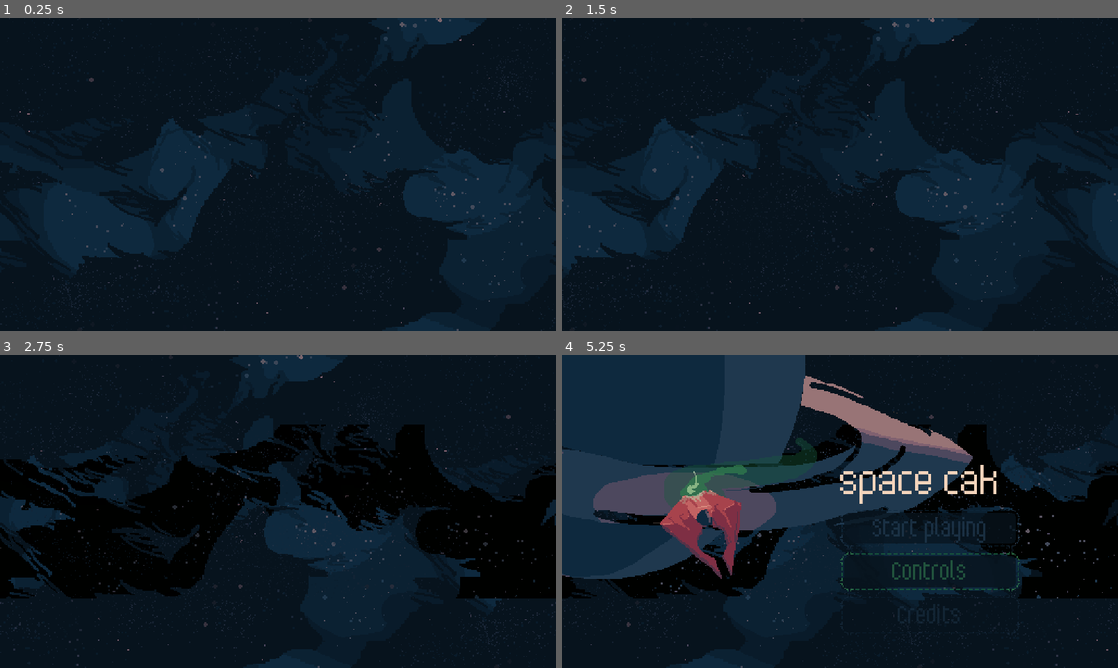
Above: before the commit, frames 1-4 (two rows, left to right).
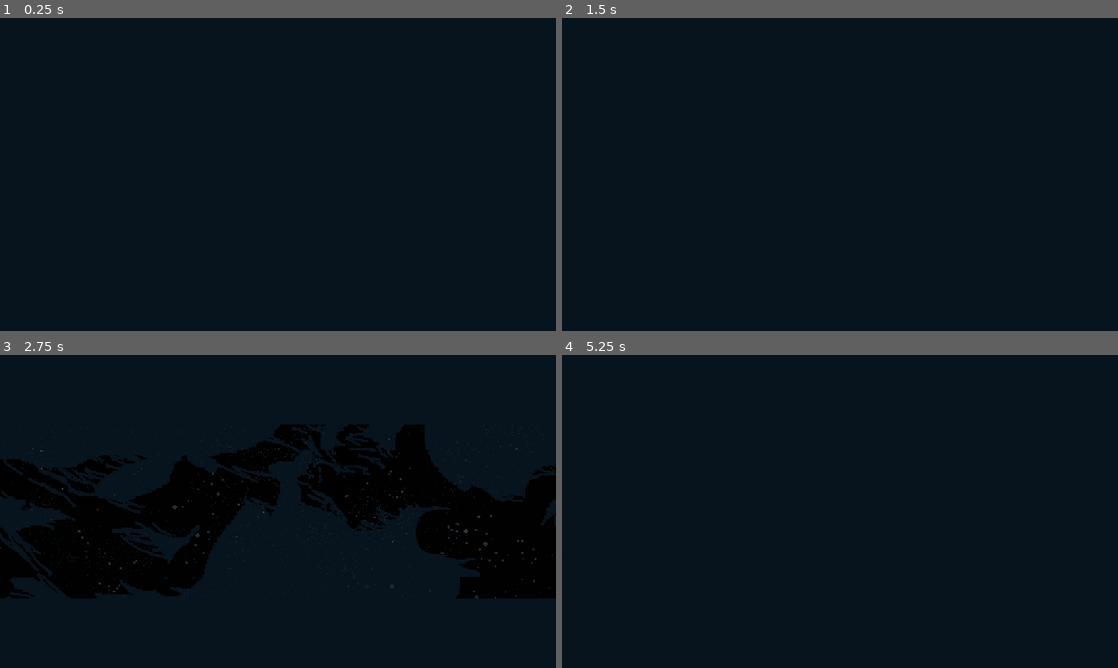
Above: after the commit, the same moments.

Repository: boukew99/godot_wild_jam_34
Game: Godot game, scene res://main.tscn
Same seed, same stepped clock (60 frames per second), same inputs: the game is played once before the commit and once after it.
Inputs:
- Up to frame 1 (0.25 s): no input
- Up to frame 2 (1.5 s): tap Enter (ui_accept) at 0.5 s; hold Right (right) 0.53-1.28 s; hold Enter (ui_accept) 0.53-1.28 s; hold Down (down) from 1.28 s (still down); tap Z (laser) at 1.35 s
- Up to frame 3 (2.75 s): tap Enter (ui_accept) at 1.52, 1.55, 1.82, 2 s; release Down (down) at 2.03 s; hold Right (right) from 2.03 s (still down); hold Enter (ui_accept) from 2.03 s (still down)
- Up to frame 4 (5.25 s): release Right (right) at 2.78 s; release Enter (ui_accept) at 2.78 s; hold Up (up) 2.78-3.53 s; tap Z (laser) at 2.85, 4.35 s; tap Enter (ui_accept) at 3.02, 3.05, 3.32, 3.5, 4.52, 4.55, 4.82 s; hold Enter (ui_accept) 3.53-4.28 s; hold Left (left) 3.53-5 s; click "Controls" at 5 s

The runs differ from the first frame. In frame 1, 12% of the frame differs, in the area x 2-98%, y 0-100%; in frame 2, 12%; in frame 3, 5.5%; in frame 4, 51%, in the area x 0-100%, y 0-100%.

Commit message:
finished intro sequence

Diff:
--- a/godot_wild_jam_34/main.gd
+++ b/godot_wild_jam_34/main.gd
@@ -5,9 +5,11 @@
 const scene_intro = preload("res://physics/gui/intro.tscn")
 
 var current_scene
+var next_scene
 
 func _ready():
 	current_scene = $Splash
+	current_scene.connect("start_game", self, "start_game")
 
 func _unhandled_input(event):
 	if event.is_action_pressed("fullscreen"):
@@ -21,11 +23,29 @@
 	add_child(g)
 
 func switch_scene(scene_res):
-	var newscene
+	var new_scene
 	match scene_res:
 		"intro":
-			newscene = scene_intro.instance()
+			new_scene = scene_intro.instance()
+			new_scene.connect("change_scene", self, "switch_scene")
 		"game":
-			newscene = scene_game.instance()
-	newscene
-	add_child(newscene)
+			new_scene = scene_game.instance()
+	next_scene = new_scene
+	$Tween.interpolate_property(current_scene, "modulate",
+		Color(1, 1, 1, 1), Color(1, 1, 1, 0),
+		0.5, Tween.TRANS_CUBIC, Tween.EASE_OUT)
+	$Tween.start()
+
+func _on_Tween_tween_completed(object, key):
+	if current_scene != next_scene:
+		add_child(next_scene)
+		next_scene.modulate.a = 0
+		current_scene.queue_free()
+		current_scene = next_scene
+		$Tween.interpolate_property(current_scene, "modulate",
+			Color(1, 1, 1, 0), Color(1, 1, 1, 1),
+			0.5, Tween.TRANS_CUBIC, Tween.EASE_OUT)
+		$Tween.start()
+
+func start_game():
+	switch_scene("intro")
--- a/godot_wild_jam_34/main.tscn
+++ b/godot_wild_jam_34/main.tscn
@@ -1,91 +1,9 @@
-[gd_scene load_steps=10 format=2]
+[gd_scene load_steps=6 format=2]
 
-[ext_resource path="res://physics/gui/boot_catch.tscn" type="PackedScene" id=1]
-[ext_resource path="res://physics/gui/story.tscn" type="PackedScene" id=2]
 [ext_resource path="res://physics/2d/game.tscn" type="PackedScene" id=3]
-[ext_resource path="res://visual/font/pompy_sans_condensed.tres" type="DynamicFont" id=4]
 [ext_resource path="res://physics/gui/splash.tscn" type="PackedScene" id=5]
 [ext_resource path="res://main.gd" type="Script" id=13]
 [ext_resource path="res://audio/music/calming_space_7.ogg" type="AudioStream" id=15]
-
-[sub_resource type="Animation" id=1]
-resource_name = "acts"
-length = 17.0
-step = 1.0
-tracks/0/type = "value"
-tracks/0/path = NodePath("BootCatch:modulate")
-tracks/0/interp = 1
-tracks/0/loop_wrap = true
-tracks/0/imported = false
-tracks/0/enabled = true
-tracks/0/keys = {
-"times": PoolRealArray( -0.1, 1 ),
-"transitions": PoolRealArray( 1, 1 ),
-"update": 0,
-"values": [ Color( 1, 1, 1, 1 ), Color( 1, 1, 1, 0 ) ]
-}
-tracks/1/type = "value"
-tracks/1/path = NodePath("BootCatch:visible")
-tracks/1/interp = 1
-tracks/1/loop_wrap = true
-tracks/1/imported = false
-tracks/1/enabled = true
-tracks/1/keys = {
-"times": PoolRealArray( 0, 1 ),
-"transitions": PoolRealArray( 1, 1 ),
-"update": 1,
-"values": [ true, false ]
-}
-tracks/2/type = "value"
-tracks/2/path = NodePath("BootCatch:disabled")
-tracks/2/interp = 1
-tracks/2/loop_wrap = true
-tracks/2/imported = false
-tracks/2/enabled = true
-tracks/2/keys = {
-"times": PoolRealArray( 0 ),
-"transitions": PoolRealArray( 1 ),
-"update": 1,
-"values": [ true ]
-}
-tracks/3/type = "value"
-tracks/3/path = NodePath("Story:percent_visible")
-tracks/3/interp = 1
-tracks/3/loop_wrap = true
-tracks/3/imported = false
-tracks/3/enabled = true
-tracks/3/keys = {
-"times": PoolRealArray( 0, 3, 14, 16, 17 ),
-"transitions": PoolRealArray( 1, 1, 1, 1, 1 ),
-"update": 0,
-"values": [ 0.0, 0.0, 1.0, 1.0, 0.0 ]
-}
-tracks/4/type = "value"
-tracks/4/path = NodePath("Black:color")
-tracks/4/interp = 1
-tracks/4/loop_wrap = true
-tracks/4/imported = false
-tracks/4/enabled = true
-tracks/4/keys = {
-"times": PoolRealArray( 0, 16, 17 ),
-"transitions": PoolRealArray( 1, 1, 1 ),
-"update": 0,
-"values": [ Color( 0, 0, 0, 0 ), Color( 0, 0, 0, 0 ), Color( 0, 0, 0, 1 ) ]
-}
-tracks/5/type = "method"
-tracks/5/path = NodePath(".")
-tracks/5/interp = 1
-tracks/5/loop_wrap = true
-tracks/5/imported = false
-tracks/5/enabled = true
-tracks/5/keys = {
-"times": PoolRealArray( 17 ),
-"transitions": PoolRealArray( 1 ),
-"values": [ {
-"args": [  ],
-"method": "queue_free"
-} ]
-}
 
 [sub_resource type="Animation" id=2]
 length = 5.0
@@ -106,37 +24,9 @@
 script = ExtResource( 13 )
 game = ExtResource( 3 )
 
+[node name="Tween" type="Tween" parent="."]
+
 [node name="Splash" parent="." instance=ExtResource( 5 )]
-
-[node name="Intro2" type="Control" parent="."]
-visible = false
-anchor_right = 1.0
-anchor_bottom = 1.0
-__meta__ = {
-"_edit_use_anchors_": false
-}
-
-[node name="AnimationPlayer" type="AnimationPlayer" parent="Intro2"]
-anims/acts = SubResource( 1 )
-
-[node name="Black" type="ColorRect" parent="Intro2"]
-anchor_right = 1.0
-anchor_bottom = 1.0
-color = Color( 0, 0, 0, 0 )
-__meta__ = {
-"_edit_use_anchors_": false
-}
-
-[node name="Story" parent="Intro2" instance=ExtResource( 2 )]
-custom_fonts/font = ExtResource( 4 )
-text = "In a galaxy far far away, a war has been going on.
-Many broken ships remain in the dust of the battlefield. Scavengers find these ships and collect anything of value.
-But the boobytraps and maze like paths make these places challenging and dangerous to navigate.
-You are one of these scavengers...."
-align = 0
-percent_visible = 0.0
-
-[node name="BootCatch" parent="Intro2" instance=ExtResource( 1 )]
 
 [node name="AudioStreamPlayer" type="AudioStreamPlayer" parent="."]
 stream = ExtResource( 15 )
@@ -145,5 +35,4 @@
 autoplay = "fade_in"
 anims/fade_in = SubResource( 2 )
 
-[connection signal="animation_finished" from="Intro2/AnimationPlayer" to="." method="_on_AnimationPlayer_animation_finished"]
-[connection signal="pressed" from="Intro2/BootCatch" to="." method="_on_BootCatch_pressed"]
+[connection signal="tween_completed" from="Tween" to="." method="_on_Tween_tween_completed"]
--- a/godot_wild_jam_34/physics/2d/splash.gd
+++ b/godot_wild_jam_34/physics/2d/splash.gd
@@ -2,6 +2,8 @@
 
 var state = "init"
 const res_titlebox = preload("res://physics/gui/titlebox.tscn")
+
+signal start_game
 
 func _on_Timer_timeout():
 	match state:
@@ -19,4 +21,16 @@
 
 func draw_titlebox():
 	var box = res_titlebox.instance()
+	box.connect("start_game", self, "start_game")
+	box.connect("popup", self, "draw_popup")
 	add_child(box)
+
+func start_game():
+	emit_signal("start_game")
+
+func draw_popup(window):
+	match window:
+		"controls":
+			pass
+		"credits":
+			pass
--- /dev/null
+++ b/godot_wild_jam_34/physics/gui/Story.gd
@@ -0,0 +1,69 @@
+extends Label
+
+signal story_end
+
+const LINES = [
+	"Long ago were the days when the human kind walked the earth.",
+	"Now scattered all over the universe in the aftermath" \
+		+ " of the Great Space War, \nthe survivors scavenge" \
+		+ " the broken ships that litter the vast battlefield.",
+	"However, the hidden traps and the maze-like corridors of the wreckage \n" \
+	+ "make the search for relics a perilous adventure in its own right.",
+	"You are one of the many scavengers, searching for anything \n" \
+	+ "to remember the once-peaceful Planet Earth by."
+]
+
+var state = "init"
+var current_line = 0
+onready var anim = $AnimationPlayer
+
+func _ready():
+	percent_visible = 0
+	$Timer.start()
+
+func _unhandled_key_input(event):
+	if event.is_action_pressed("ui_accept"):
+		next_step()
+
+func next_step():
+	match state:
+		"init":
+			pass
+		"empty":
+			text = LINES[current_line]
+			current_line += 1
+			anim.play("Write")
+			state = "writing"
+		"writing":
+			anim.stop()
+			percent_visible = 1
+			state = "idle"
+		"idle":
+			anim.play("Clear")
+			if current_line == LINES.size():
+				print("closing")
+				state = "closing"
+				$Timer.wait_time = 2
+				$Timer.start()
+			else:
+				state = "clearing"
+		"clearing":
+			pass
+
+func _on_Timer_timeout():
+	if state == "init":
+		state = "empty"
+	elif state == "clearing":
+		state = "empty"
+	elif state == "closing":
+		emit_signal("story_end")
+	next_step()
+
+
+func _on_AnimationPlayer_animation_finished(anim_name):
+	match anim_name:
+		"Write":
+			state = "idle"
+		"Clear":
+			$Timer.wait_time = 0.4
+			$Timer.start()
--- a/godot_wild_jam_34/physics/gui/intro.gd
+++ b/godot_wild_jam_34/physics/gui/intro.gd
@@ -1,4 +1,40 @@
 extends Node2D
 
+var ship_velocity = 300
+var camera_velocity = 100
+var is_decel = true
+var is_accel = false
+var is_changing_scene = false
+
+signal change_scene
+
 func _ready():
-	pass # Replace with function body.
+	for node in $Galaxy.get_children():
+		if "modulate" in node:
+			node.modulate.a = 0
+	$Galaxy/AnimationPlayer.play("FadeIn")
+	$CanvasLayer/Story.connect("story_end", self, "on_story_end")
+
+func _process(delta):
+	if is_decel:
+		ship_velocity -= 0.5
+		if ship_velocity == 100:
+			is_decel = false
+	if is_accel:
+		ship_velocity += 6
+		camera_velocity += 2
+	$IntroSpaceship.position.x += ship_velocity * delta
+	$Camera2D.position.x += camera_velocity * delta
+
+func _on_Timer_timeout():
+	if !is_changing_scene:
+		$Galaxy/AnimationPlayer.play("FadeOut")
+		$Timer.wait_time = 1.6
+		is_changing_scene = true
+		$Timer.start()
+	else:
+		emit_signal("change_scene", "game")
+
+func on_story_end():
+	$Timer.start()
+	is_accel = true
--- a/godot_wild_jam_34/physics/gui/intro.tscn
+++ b/godot_wild_jam_34/physics/gui/intro.tscn
@@ -1,9 +1,45 @@
-[gd_scene load_steps=3 format=2]
+[gd_scene load_steps=5 format=2]
 
 [ext_resource path="res://visual/galaxy.tscn" type="PackedScene" id=1]
 [ext_resource path="res://physics/gui/intro.gd" type="Script" id=2]
+[ext_resource path="res://visual/spaceship_player.png" type="Texture" id=3]
+[ext_resource path="res://physics/gui/story_new.tscn" type="PackedScene" id=4]
 
 [node name="Intro" type="Node2D"]
+position = Vector2( 55, 144 )
 script = ExtResource( 2 )
 
+[node name="Timer" type="Timer" parent="."]
+one_shot = true
+
 [node name="Galaxy" parent="." instance=ExtResource( 1 )]
+
+[node name="CanvasLayer" type="CanvasLayer" parent="."]
+
+[node name="ColorRect" type="ColorRect" parent="CanvasLayer"]
+anchor_right = 1.0
+margin_bottom = 64.0
+color = Color( 0.0313726, 0.0784314, 0.117647, 1 )
+__meta__ = {
+"_edit_use_anchors_": false
+}
+
+[node name="ColorRect2" type="ColorRect" parent="CanvasLayer"]
+anchor_right = 1.0
+margin_top = 224.0
+margin_bottom = 288.0
+color = Color( 0.0313726, 0.0784314, 0.117647, 1 )
+__meta__ = {
+"_edit_use_anchors_": false
+}
+
+[node name="Story" parent="CanvasLayer" instance=ExtResource( 4 )]
+
+[node name="IntroSpaceship" type="Sprite" parent="."]
+position = Vector2( -311, 0 )
+texture = ExtResource( 3 )
+
+[node name="Camera2D" type="Camera2D" parent="."]
+current = true
+
+[connection signal="timeout" from="Timer" to="." method="_on_Timer_timeout"]
--- /dev/null
+++ b/godot_wild_jam_34/physics/gui/intro_old.tscn
@@ -0,0 +1,113 @@
+[gd_scene load_steps=5 format=2]
+
+[ext_resource path="res://visual/font/pompy_sans_condensed.tres" type="DynamicFont" id=2]
+[ext_resource path="res://physics/gui/story.tscn" type="PackedScene" id=3]
+[ext_resource path="res://physics/gui/boot_catch.tscn" type="PackedScene" id=4]
+
+[sub_resource type="Animation" id=1]
+resource_name = "acts"
+length = 17.0
+step = 1.0
+tracks/0/type = "value"
+tracks/0/path = NodePath("BootCatch:modulate")
+tracks/0/interp = 1
+tracks/0/loop_wrap = true
+tracks/0/imported = false
+tracks/0/enabled = true
+tracks/0/keys = {
+"times": PoolRealArray( -0.1, 1 ),
+"transitions": PoolRealArray( 1, 1 ),
+"update": 0,
+"values": [ Color( 1, 1, 1, 1 ), Color( 1, 1, 1, 0 ) ]
+}
+tracks/1/type = "value"
+tracks/1/path = NodePath("BootCatch:visible")
+tracks/1/interp = 1
+tracks/1/loop_wrap = true
+tracks/1/imported = false
+tracks/1/enabled = true
+tracks/1/keys = {
+"times": PoolRealArray( 0, 1 ),
+"transitions": PoolRealArray( 1, 1 ),
+"update": 1,
+"values": [ true, false ]
+}
+tracks/2/type = "value"
+tracks/2/path = NodePath("BootCatch:disabled")
+tracks/2/interp = 1
+tracks/2/loop_wrap = true
+tracks/2/imported = false
+tracks/2/enabled = true
+tracks/2/keys = {
+"times": PoolRealArray( 0 ),
+"transitions": PoolRealArray( 1 ),
+"update": 1,
+"values": [ true ]
+}
+tracks/3/type = "value"
+tracks/3/path = NodePath("Story:percent_visible")
+tracks/3/interp = 1
+tracks/3/loop_wrap = true
+tracks/3/imported = false
+tracks/3/enabled = true
+tracks/3/keys = {
+"times": PoolRealArray( 0, 3, 14, 16, 17 ),
+"transitions": PoolRealArray( 1, 1, 1, 1, 1 ),
+"update": 0,
+"values": [ 0.0, 0.0, 1.0, 1.0, 0.0 ]
+}
+tracks/4/type = "value"
+tracks/4/path = NodePath("Black:color")
+tracks/4/interp = 1
+tracks/4/loop_wrap = true
+tracks/4/imported = false
+tracks/4/enabled = true
+tracks/4/keys = {
+"times": PoolRealArray( 0, 16, 17 ),
+"transitions": PoolRealArray( 1, 1, 1 ),
+"update": 0,
+"values": [ Color( 0, 0, 0, 0 ), Color( 0, 0, 0, 0 ), Color( 0, 0, 0, 1 ) ]
+}
+tracks/5/type = "method"
+tracks/5/path = NodePath(".")
+tracks/5/interp = 1
+tracks/5/loop_wrap = true
+tracks/5/imported = false
+tracks/5/enabled = true
+tracks/5/keys = {
+"times": PoolRealArray( 17 ),
+"transitions": PoolRealArray( 1 ),
+"values": [ {
+"args": [  ],
+"method": "queue_free"
+} ]
+}
+
+[node name="Intro2" type="Control"]
+visible = false
+anchor_right = 1.0
+anchor_bottom = 1.0
+__meta__ = {
+"_edit_use_anchors_": false
+}
+
+[node name="AnimationPlayer" type="AnimationPlayer" parent="."]
+anims/acts = SubResource( 1 )
+
+[node name="Black" type="ColorRect" parent="."]
+anchor_right = 1.0
+anchor_bottom = 1.0
+color = Color( 0, 0, 0, 0 )
+__meta__ = {
+"_edit_use_anchors_": false
+}
+
+[node name="Story" parent="." instance=ExtResource( 3 )]
+custom_fonts/font = ExtResource( 2 )
+text = "In a galaxy far far away, a war has been going on.
+Many broken ships remain in the dust of the battlefield. Scavengers find these ships and collect anything of value.
+But the boobytraps and maze like paths make these places challenging and dangerous to navigate.
+You are one of these scavengers...."
+percent_visible = 0.0
+
+[node name="BootCatch" parent="." instance=ExtResource( 4 )]
--- /dev/null
+++ b/godot_wild_jam_34/physics/gui/story_new.tscn
@@ -0,0 +1,129 @@
+[gd_scene load_steps=13 format=2]
+
+[ext_resource path="res://physics/gui/Story.gd" type="Script" id=1]
+[ext_resource path="res://visual/font/pompy_sans_condensed.tres" type="DynamicFont" id=2]
+[ext_resource path="res://visual/button3.png" type="Texture" id=3]
+[ext_resource path="res://visual/button4.png" type="Texture" id=4]
+[ext_resource path="res://visual/button2.png" type="Texture" id=5]
+
+[sub_resource type="StyleBoxTexture" id=1]
+
+[sub_resource type="StyleBoxTexture" id=2]
+content_margin_left = 0.0
+content_margin_right = 0.0
+content_margin_top = 0.0
+content_margin_bottom = 4.0
+texture = ExtResource( 3 )
+region_rect = Rect2( 0, 0, 46, 46 )
+margin_left = 18.0
+margin_right = 16.0
+margin_top = 18.0
+margin_bottom = 16.0
+axis_stretch_horizontal = 2
+axis_stretch_vertical = 2
+
+[sub_resource type="StyleBoxTexture" id=3]
+content_margin_left = 0.0
+content_margin_right = 0.0
+content_margin_top = 0.0
+content_margin_bottom = 4.0
+texture = ExtResource( 5 )
+region_rect = Rect2( 0, 0, 46, 46 )
+margin_left = 16.0
+margin_right = 18.0
+margin_top = 16.0
+margin_bottom = 18.0
+axis_stretch_horizontal = 2
+axis_stretch_vertical = 2
+
+[sub_resource type="StyleBoxTexture" id=4]
+content_margin_left = 0.0
+content_margin_right = 0.0
+content_margin_top = 1.0
+content_margin_bottom = 3.0
+texture = ExtResource( 4 )
+region_rect = Rect2( 0, 0, 46, 46 )
+margin_left = 18.0
+margin_right = 16.0
+margin_top = 18.0
+margin_bottom = 16.0
+
+[sub_resource type="Theme" id=5]
+default_font = ExtResource( 2 )
+Button/colors/font_color = Color( 0.12549, 0.223529, 0.309804, 1 )
+Button/colors/font_color_disabled = Color( 0.9, 0.9, 0.9, 0.2 )
+Button/colors/font_color_hover = Color( 0.192157, 0.482353, 0.305882, 1 )
+Button/colors/font_color_pressed = Color( 1, 1, 1, 1 )
+Button/constants/hseparation = 2
+Button/fonts/font = null
+Button/styles/disabled = SubResource( 1 )
+Button/styles/focus = SubResource( 2 )
+Button/styles/hover = SubResource( 2 )
+Button/styles/normal = SubResource( 3 )
+Button/styles/pressed = SubResource( 4 )
+Label/colors/font_color = Color( 0.964706, 0.839216, 0.741176, 1 )
+Label/colors/font_color_shadow = Color( 0, 0, 0, 0 )
+Label/colors/font_outline_modulate = Color( 1, 1, 1, 1 )
+Label/constants/line_spacing = 3
+Label/constants/shadow_as_outline = 0
+Label/constants/shadow_offset_x = 1
+Label/constants/shadow_offset_y = 1
+Label/fonts/font = null
+Label/styles/normal = null
+
+[sub_resource type="Animation" id=7]
+resource_name = "Clear"
+length = 0.8
+tracks/0/type = "value"
+tracks/0/path = NodePath(".:percent_visible")
+tracks/0/interp = 1
+tracks/0/loop_wrap = true
+tracks/0/imported = false
+tracks/0/enabled = true
+tracks/0/keys = {
+"times": PoolRealArray( 0, 0.8 ),
+"transitions": PoolRealArray( 1.2, 1 ),
+"update": 0,
+"values": [ 1.0, 0.0 ]
+}
+
+[sub_resource type="Animation" id=6]
+resource_name = "Write"
+length = 2.0
+tracks/0/type = "value"
+tracks/0/path = NodePath(".:percent_visible")
+tracks/0/interp = 1
+tracks/0/loop_wrap = true
+tracks/0/imported = false
+tracks/0/enabled = true
+tracks/0/keys = {
+"times": PoolRealArray( 0, 2 ),
+"transitions": PoolRealArray( 0.65, 1 ),
+"update": 0,
+"values": [ 0.0, 1.0 ]
+}
+
+[node name="Story" type="Label"]
+margin_top = 16.0
+margin_right = 512.0
+margin_bottom = 48.0
+theme = SubResource( 5 )
+text = "Long ago were the days when the human kind walked the earth."
+align = 1
+valign = 1
+percent_visible = 0.601381
+script = ExtResource( 1 )
+__meta__ = {
+"_edit_use_anchors_": false
+}
+
+[node name="Timer" type="Timer" parent="."]
+wait_time = 2.0
+one_shot = true
+
+[node name="AnimationPlayer" type="AnimationPlayer" parent="."]
+anims/Clear = SubResource( 7 )
+anims/Write = SubResource( 6 )
+
+[connection signal="timeout" from="Timer" to="." method="_on_Timer_timeout"]
+[connection signal="animation_finished" from="AnimationPlayer" to="." method="_on_AnimationPlayer_animation_finished"]
--- a/godot_wild_jam_34/physics/gui/titlebox.gd
+++ b/godot_wild_jam_34/physics/gui/titlebox.gd
@@ -1,5 +1,17 @@
 extends VBoxContainer
+
+signal start_game
+signal popup
 
 func _ready():
 	$Button1.grab_focus()
 	$AnimationPlayer.play("Appear")
+
+func _on_Button1_pressed():
+	emit_signal("start_game")
+
+func _on_Button2_pressed():
+	emit_signal("popup", "controls")
+
+func _on_Button3_pressed():
+	emit_signal("popup", "credits")
--- a/godot_wild_jam_34/physics/gui/titlebox.tscn
+++ b/godot_wild_jam_34/physics/gui/titlebox.tscn
@@ -69,12 +69,12 @@
 }
 
 [node name="Title" type="Label" parent="."]
-margin_right = 165.0
+margin_right = 174.0
 margin_bottom = 48.0
 theme = ExtResource( 1 )
 custom_fonts/font = ExtResource( 2 )
 custom_colors/font_color = Color( 0.964706, 0.839216, 0.741176, 1 )
-text = "space cake"
+text = "Space Cake"
 percent_visible = 0.0
 __meta__ = {
 "_edit_use_anchors_": false
@@ -83,23 +83,27 @@
 [node name="Button1" type="Button" parent="."]
 self_modulate = Color( 1, 1, 1, 0 )
 margin_top = 52.0
-margin_right = 165.0
+margin_right = 174.0
 margin_bottom = 88.0
 text = "Start playing"
 
 [node name="Button2" type="Button" parent="."]
 self_modulate = Color( 1, 1, 1, 0 )
 margin_top = 92.0
-margin_right = 165.0
+margin_right = 174.0
 margin_bottom = 128.0
 text = "Controls"
 
 [node name="Button3" type="Button" parent="."]
 self_modulate = Color( 1, 1, 1, 0 )
 margin_top = 132.0
-margin_right = 165.0
+margin_right = 174.0
 margin_bottom = 168.0
 text = "Credits"
 
 [node name="AnimationPlayer" type="AnimationPlayer" parent="."]
 anims/Appear = SubResource( 1 )
+
+[connection signal="pressed" from="Button1" to="." method="_on_Button1_pressed"]
+[connection signal="pressed" from="Button2" to="." method="_on_Button2_pressed"]
+[connection signal="pressed" from="Button3" to="." method="_on_Button3_pressed"]
--- a/godot_wild_jam_34/project.godot
+++ b/godot_wild_jam_34/project.godot
@@ -28,7 +28,7 @@
 
 config/name="godot_wild_jam_34"
 run/main_scene="res://main.tscn"
-boot_splash/image="res://visual/background_splash.png"
+boot_splash/image="res://visual/bootsplash.png"
 boot_splash/use_filter=false
 config/icon="res://icon.png"
 
--- a/godot_wild_jam_34/visual/font/pompy_sans_condensed.tres
+++ b/godot_wild_jam_34/visual/font/pompy_sans_condensed.tres
@@ -3,5 +3,5 @@
 [ext_resource path="res://visual/font/pompy-sans-condensed.ttf" type="DynamicFontData" id=1]
 
 [resource]
-size = 24
+size = 12
 font_data = ExtResource( 1 )
--- a/godot_wild_jam_34/visual/galaxy.tscn
+++ b/godot_wild_jam_34/visual/galaxy.tscn
@@ -1,12 +1,93 @@
-[gd_scene load_steps=4 format=2]
+[gd_scene load_steps=6 format=2]
 
 [ext_resource path="res://visual/space01_stars_back.png" type="Texture" id=1]
 [ext_resource path="res://visual/space01_stars_front.png" type="Texture" id=2]
 [ext_resource path="res://visual/space01_clouds.png" type="Texture" id=3]
 
+[sub_resource type="Animation" id=1]
+resource_name = "FadeIn"
+length = 1.4
+tracks/0/type = "value"
+tracks/0/path = NodePath("Stars1:modulate")
+tracks/0/interp = 1
+tracks/0/loop_wrap = true
+tracks/0/imported = false
+tracks/0/enabled = true
+tracks/0/keys = {
+"times": PoolRealArray( 0, 1 ),
+"transitions": PoolRealArray( 1, 1 ),
+"update": 0,
+"values": [ Color( 0.498039, 0.188235, 0.270588, 0 ), Color( 1, 1, 1, 1 ) ]
+}
+tracks/1/type = "value"
+tracks/1/path = NodePath("Clouds:modulate")
+tracks/1/interp = 1
+tracks/1/loop_wrap = true
+tracks/1/imported = false
+tracks/1/enabled = true
+tracks/1/keys = {
+"times": PoolRealArray( 0.2, 1.2 ),
+"transitions": PoolRealArray( 1, 1 ),
+"update": 0,
+"values": [ Color( 0.498039, 0.188235, 0.270588, 0 ), Color( 1, 1, 1, 1 ) ]
+}
+tracks/2/type = "value"
+tracks/2/path = NodePath("Stars2:modulate")
+tracks/2/interp = 1
+tracks/2/loop_wrap = true
+tracks/2/imported = false
+tracks/2/enabled = true
+tracks/2/keys = {
+"times": PoolRealArray( 0.4, 1.4 ),
+"transitions": PoolRealArray( 1, 1 ),
+"update": 0,
+"values": [ Color( 0.498039, 0.188235, 0.270588, 0 ), Color( 1, 1, 1, 1 ) ]
+}
+
+[sub_resource type="Animation" id=2]
+resource_name = "FadeOut"
+length = 1.4
+tracks/0/type = "value"
+tracks/0/path = NodePath("Stars1:modulate")
+tracks/0/interp = 1
+tracks/0/loop_wrap = true
+tracks/0/imported = false
+tracks/0/enabled = true
+tracks/0/keys = {
+"times": PoolRealArray( 0, 0.9 ),
+"transitions": PoolRealArray( 1, 1 ),
+"update": 0,
+"values": [ Color( 1, 1, 1, 1 ), Color( 0.498039, 0.188235, 0.270588, 0 ) ]
+}
+tracks/1/type = "value"
+tracks/1/path = NodePath("Clouds:modulate")
+tracks/1/interp = 1
+tracks/1/loop_wrap = true
+tracks/1/imported = false
+tracks/1/enabled = true
+tracks/1/keys = {
+"times": PoolRealArray( 0.2, 1.2 ),
+"transitions": PoolRealArray( 1, 1 ),
+"update": 0,
+"values": [ Color( 1, 1, 1, 1 ), Color( 0.498039, 0.188235, 0.270588, 0 ) ]
+}
+tracks/2/type = "value"
+tracks/2/path = NodePath("Stars2:modulate")
+tracks/2/interp = 1
+tracks/2/loop_wrap = true
+tracks/2/imported = false
+tracks/2/enabled = true
+tracks/2/keys = {
+"times": PoolRealArray( 0.4, 1.4 ),
+"transitions": PoolRealArray( 1, 1 ),
+"update": 0,
+"values": [ Color( 1, 1, 1, 1 ), Color( 0.498039, 0.188235, 0.270588, 0 ) ]
+}
+
 [node name="Galaxy" type="ParallaxBackground"]
 
 [node name="Stars1" type="ParallaxLayer" parent="."]
+modulate = Color( 0.899608, 0.837647, 0.854118, 0.8 )
 position = Vector2( 1, 0 )
 motion_scale = Vector2( 0.08, 0.08 )
 motion_mirroring = Vector2( 512, 288 )
@@ -16,6 +97,7 @@
 centered = false
 
 [node name="Clouds" type="ParallaxLayer" parent="."]
+modulate = Color( 0.799216, 0.675294, 0.708235, 0.6 )
 position = Vector2( 1, 0 )
 motion_scale = Vector2( 0.16, 0.16 )
 motion_mirroring = Vector2( 512, 288 )
@@ -25,6 +107,7 @@
 centered = false
 
 [node name="Stars2" type="ParallaxLayer" parent="."]
+modulate = Color( 0.698824, 0.512941, 0.562353, 0.4 )
 position = Vector2( 1, 0 )
 motion_scale = Vector2( 0.24, 0.24 )
 motion_mirroring = Vector2( 512, 288 )
@@ -32,3 +115,7 @@
 [node name="Space" type="Sprite" parent="Stars2"]
 texture = ExtResource( 2 )
 centered = false
+
+[node name="AnimationPlayer" type="AnimationPlayer" parent="."]
+anims/FadeIn = SubResource( 1 )
+anims/FadeOut = SubResource( 2 )
Binary file added: godot_wild_jam_34/visual/bootsplash.png
Not shown, added: godot_wild_jam_34/visual/bootsplash.png.import
